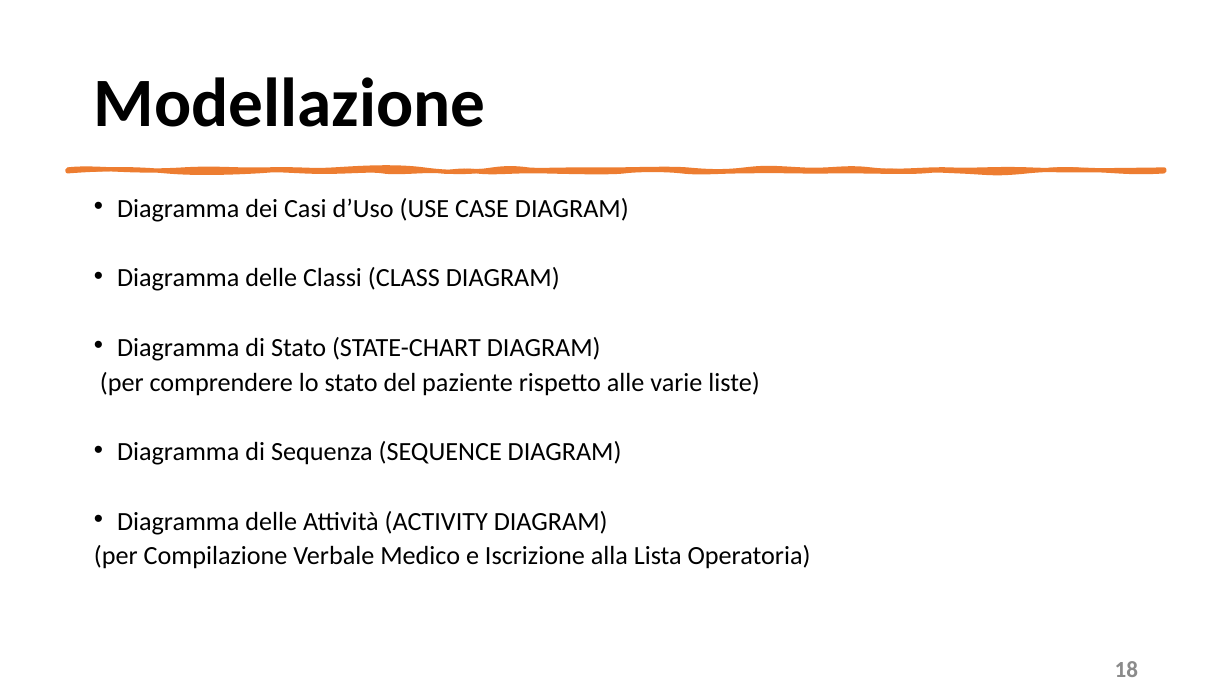
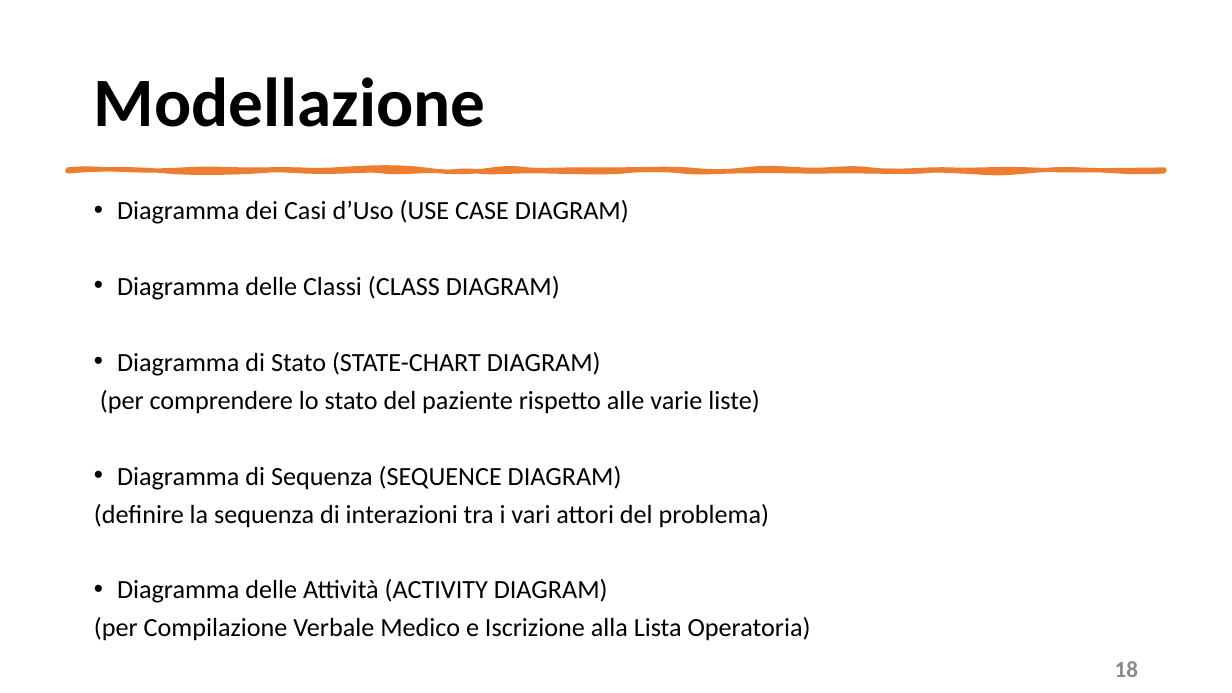
Before and after one commit to mangilimatteo/Progetto_Ingegneria_Software_Cattaneo_Mangili_Saini, a slide deck: slide 18 of Presentazione/Presentazione_Progetto.pptx. Drawn at 1232x693 pixels with LibreOffice and Linux fonts; fonts in the diff are those of the drawing. Boxes give left, top, right and bottom in pixels: in the first picture for what was removed or moved away, otherwise in the second. Text is boxed around its words. In the diff, an @@ line names an element or a change of style, - is before the commit and + after.

```diff
--- a/Presentazione/Presentazione_Progetto.pptx
+++ b/Presentazione/Presentazione_Progetto.pptx
@@ text at [94, 200, 811, 641]: line spacing 0.7 to 0.8 @@
@@ text at [94, 504, 769, 528]: paragraph added @@
+(definire la sequenza di interazioni tra i vari attori del problema)
```
Also in this commit, not shown: 11 other slides changed.
